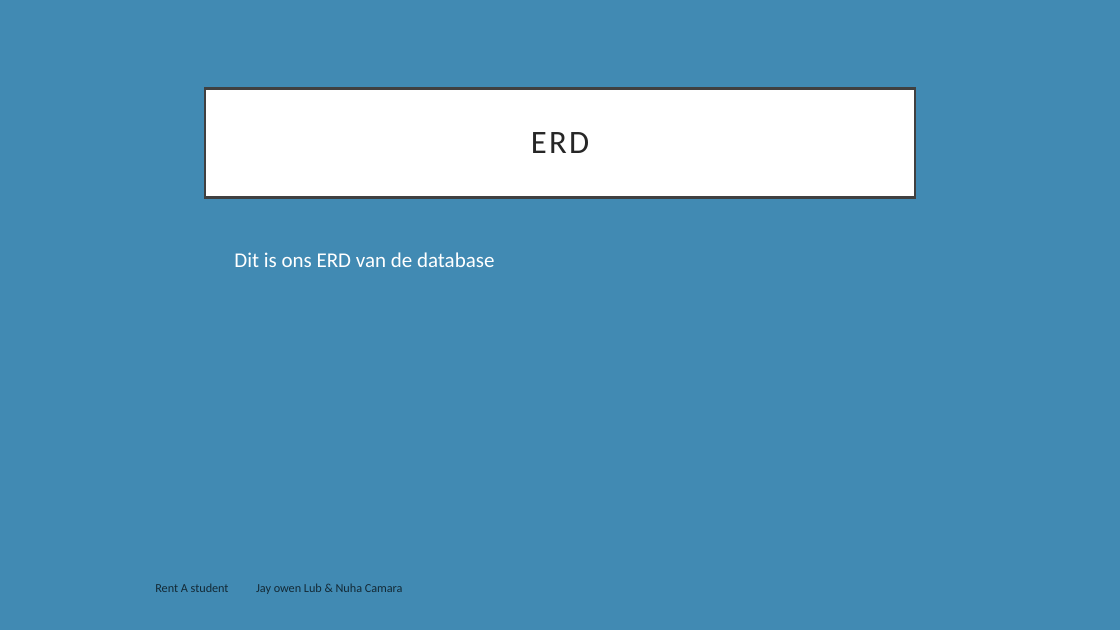
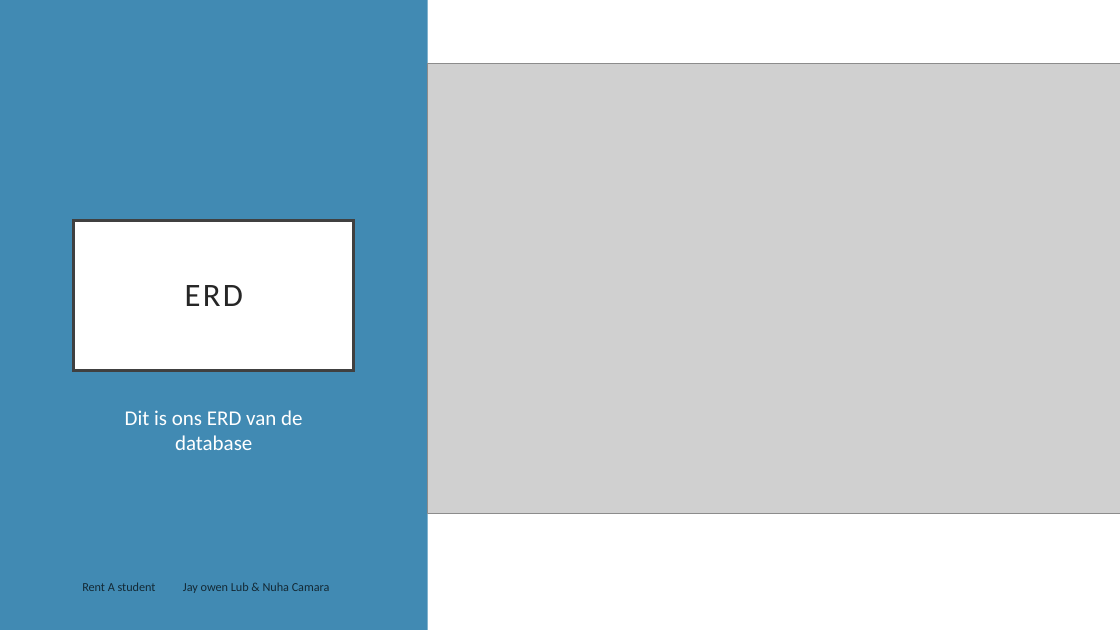
Before and after one commit to Jayowen323542/J2_PRO1, a slide deck: slide 5 of Documenten/Rent A student schermen.pptx. Drawn at 1120x630 pixels with LibreOffice and Linux fonts; fonts in the diff are those of the drawing; grey boxes stand for pictures. Boxes give left, top, right and bottom in pixels: in the first picture for what was removed or moved away, otherwise in the second. Text is boxed around its words. In the diff, an @@ line names an element or a change of style, - is before the commit and + after.

```diff
--- a/Documenten/Rent A student schermen.pptx
+++ b/Documenten/Rent A student schermen.pptx
@@ rectangle added at <box>428,0,1120,630</box>, fill #FFFFFF @@
@@ picture added at <box>428,64,1120,514</box> @@
@@ title "ERD": place and size @@
-title "ERD" at <box>205,88,915,197</box>
+title "ERD" at <box>74,221,354,371</box>
@@ text "Dit is ons ERD van ...": place and size @@
-text "Dit is ons ERD van ..." at <box>234,252,494,267</box>
+text "Dit is ons ERD van ..." at <box>125,410,302,450</box>
@@ text "Dit is ons ERD van ..." at <box>125,410,302,450</box>: alignment left to centre; bullet • to none @@
@@ text "Rent A student Jay owen ...": place and size @@
-text "Rent A student Jay owen ..." at <box>155,583,403,594</box>
+text "Rent A student Jay owen ..." at <box>82,582,330,593</box>
@@ text "Rent A student Jay owen ..." at <box>82,582,330,593</box>: more space between paragraphs @@
```
Also in this commit, not shown: 2 other files.
